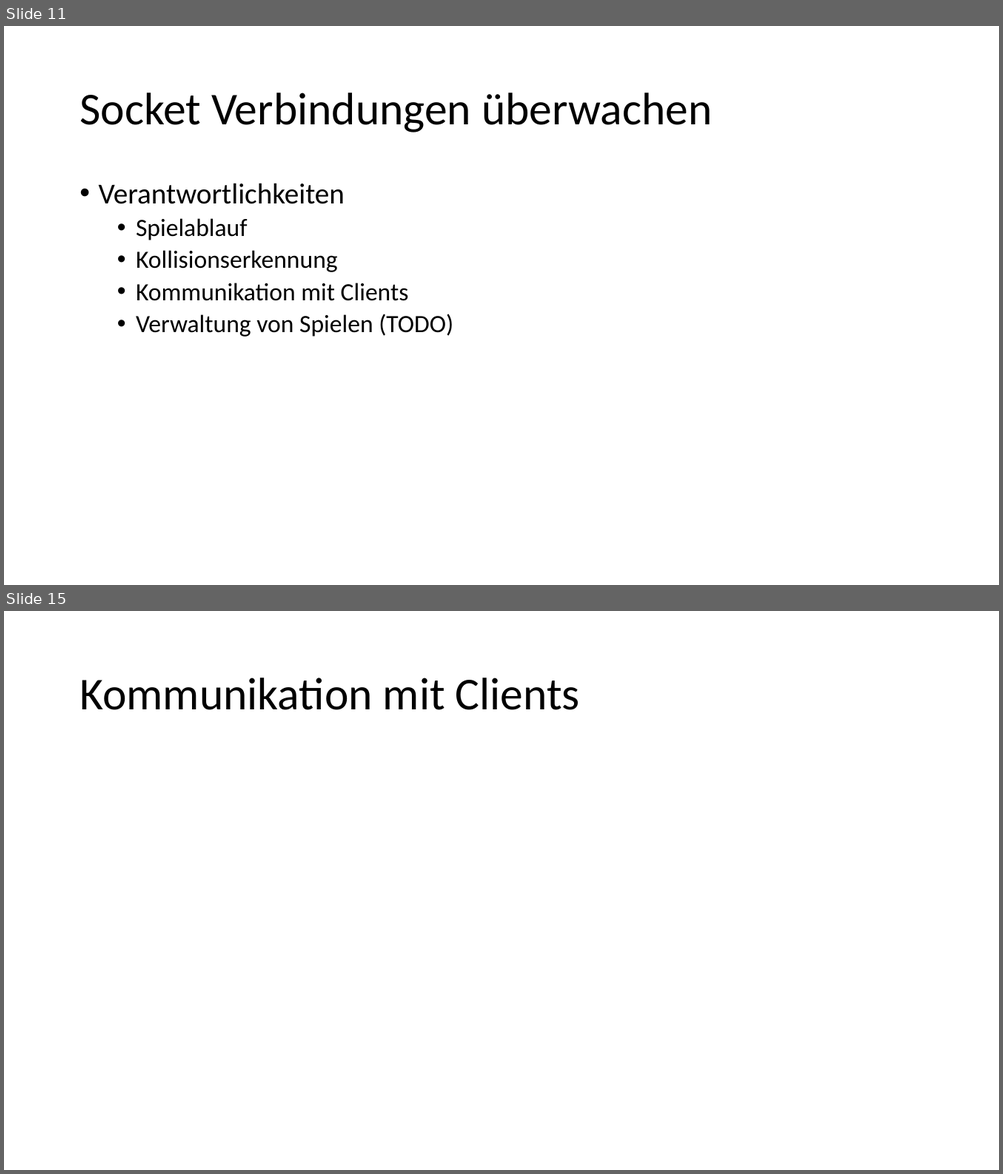
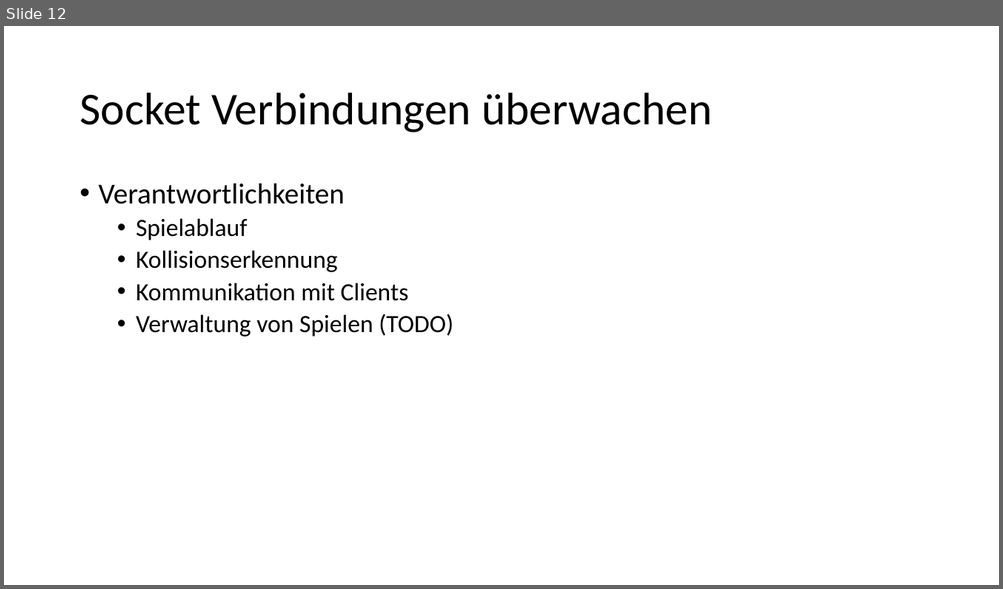
Before and after one commit to Toixinhell/Versteckies, a slide deck: Fangies.pptx. Shown one above the other, each under a label of ours: slides 11 and 15 before the commit, slide 12 after it; the slides between them are not shown. The pictures are 1003x1174 and 1003x589 pixels, drawn with LibreOffice and Linux fonts; fonts in the diff are those of the drawing. Boxes give left, top, right and bottom in pixels: in the first picture for what was removed or moved away, otherwise in the second. Text is boxed around its words. In the diff, an @@ line names an element or a change of style, - is before the commit and + after.

```diff
--- a/Fangies.pptx
+++ b/Fangies.pptx
@@ slide 15 removed at (4, 611, 999, 1170), background #FFFFFF @@
@@ title removed at (79, 678, 580, 710) @@
-Kommunikation mit Clients
@@ what was slide 11 is now slide 12 @@
```
Also in this commit, not shown: 2 slides changed, 3 slides added, 1 other slide removed.
